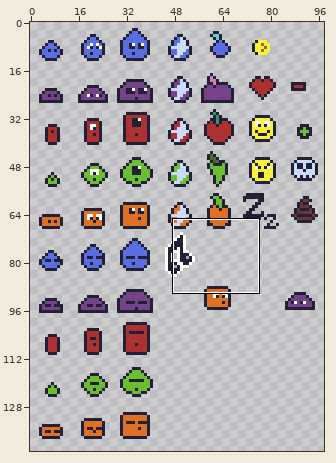
A sprite sheet gets an edit: Assets/Sprites/Pets/pet_spritesheet.png. The first picture is a wide view before the edit; the outline marks the close-up.
Close-up. Before the commit:
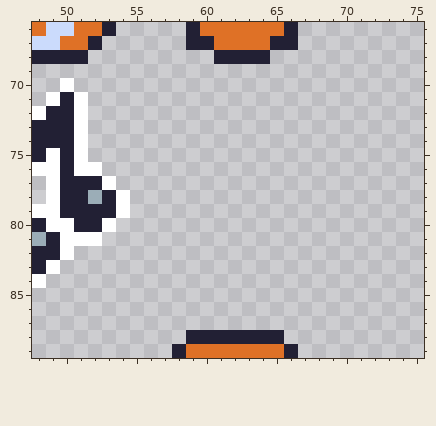
The file is 98x196 pixels. Shown: x 48..75, y 66..89. The wide view leaves out empty margins.
Once edited:
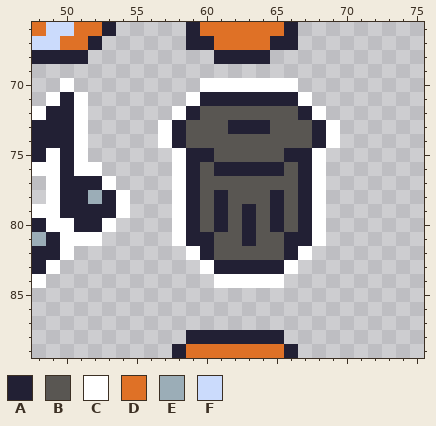
Palette (. is transparent): A #222034  B #595652  C #ffffff  D #df7126  E #9badb7  F #cbdbfc
The edit:
Colour A now appears in row 71 at x 60 to 66; in row 72 at x 59 and 67; in row 73 at x 58, 62 to 64 and 68; in row 74 at x 58 and 68; in row 75 at x 59 to 60 and 66 to 67; in row 76 at x 59, 61 to 65 and 67.
Colour A now appears in row 77 at x 59 and 67; in row 78 at x 59, 61, 65 and 67; in rows 79 to 80 at x 59, 61, 63, 65 and 67; in row 81 at x 59 to 60, 63 and 66 to 67; in row 82 at x 60 and 66; in row 83 at x 61 to 65.
Colour B now appears in row 72 at x 60 to 66; in row 73 at x 59 to 61 and 65 to 67; in row 74 at x 59 to 67; in row 75 at x 61 to 65; in row 76 at x 60 and 66; in row 77 at x 60 to 66.
Colour B now appears in row 78 at x 60, 62 to 64 and 66; in rows 79 to 80 at x 60, 62, 64 and 66; in row 81 at x 61 to 62 and 64 to 65; in row 82 at x 61 to 65.
Colour C now appears in row 70 at x 60 to 66; in row 71 at x 59 and 67; in row 72 at x 58 and 68; in rows 73 to 74 at x 57 and 69; in rows 75 to 81 at x 58 and 68; in row 82 at x 59 and 67.
Colour C now appears in row 83 at x 60 and 66; in row 84 at x 61 to 65.
Boxes around the changes in both close-ups, in picture pixels (x1, y1, x2, y2):
added: (158, 78, 340, 288)
